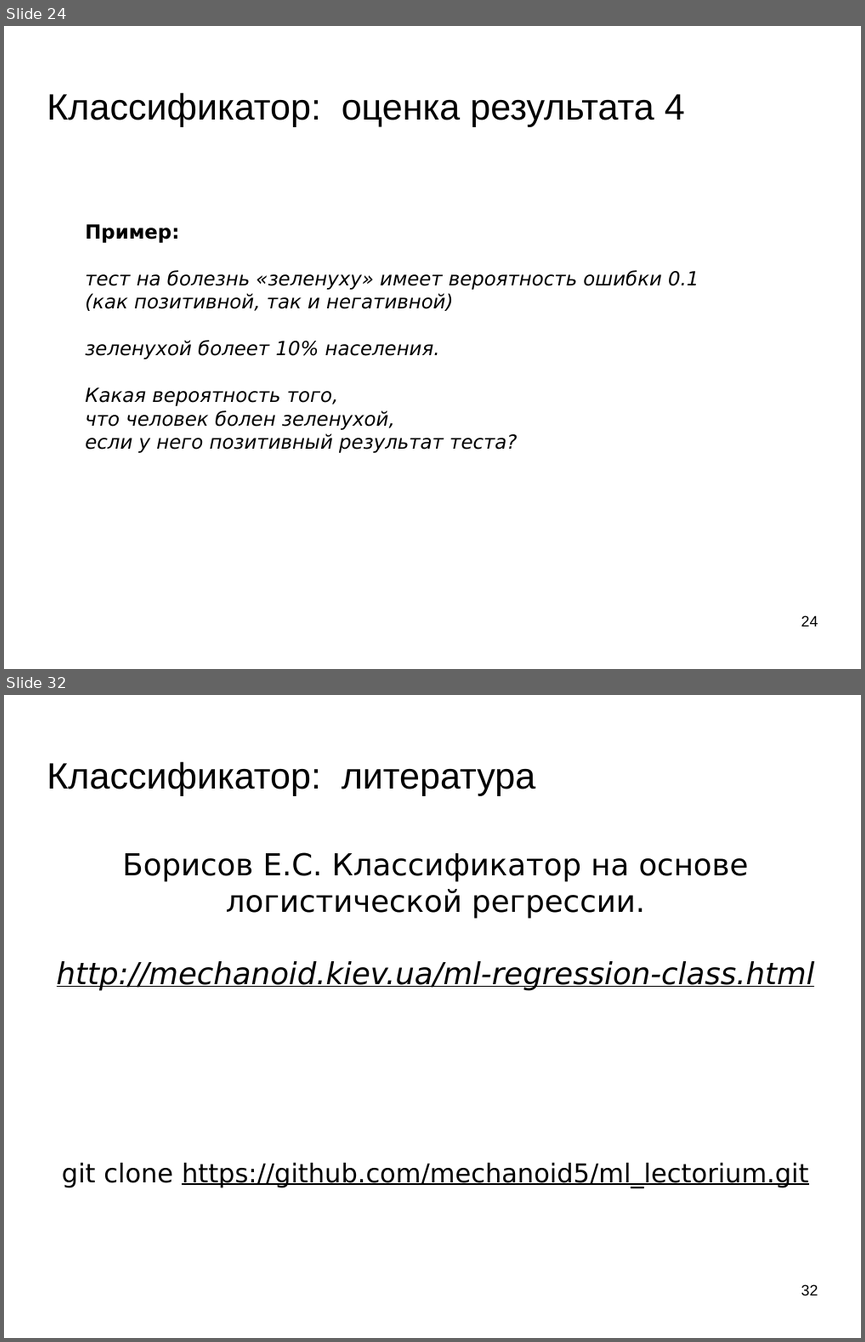
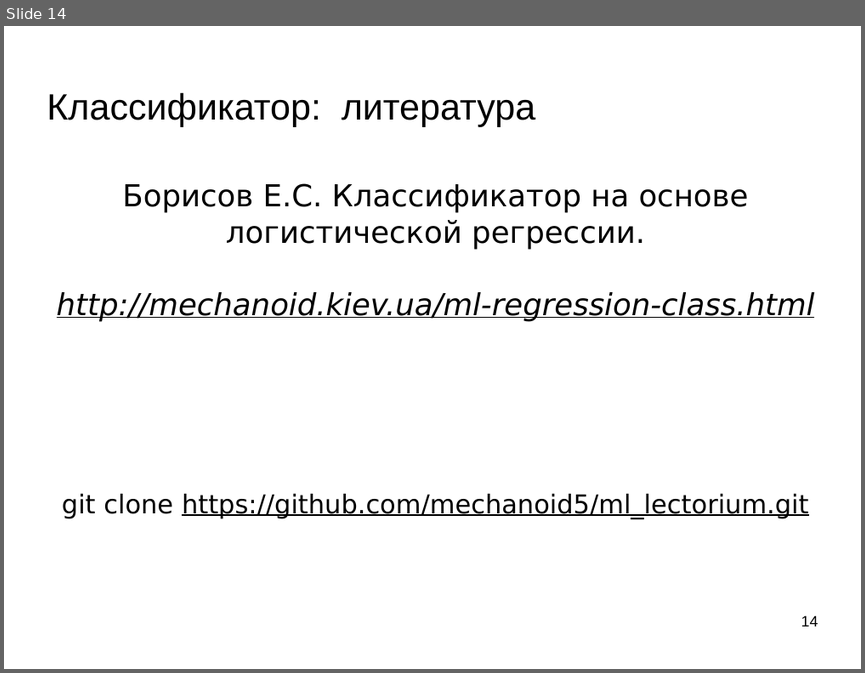
Before and after one commit to mechanoid5/ml_lectorium_legacy, a slide deck: 09-linear.odp. Shown one above the other, each under a label of ours: slides 24 and 32 before the commit, slide 14 after it; the slides between them are not shown. The pictures are 865x1342 and 865x673 pixels, drawn with LibreOffice and Linux fonts; fonts in the diff are those of the drawing; background and template pictures are left out. Boxes give left, top, right and bottom in pixels: in the first picture for what was removed or moved away, otherwise in the second. Text is boxed around its words. In the diff, an @@ line names an element or a change of style, - is before the commit and + after.

```diff
--- a/09-linear.odp
+++ b/09-linear.odp
@@ slide 24 removed at [4, 26, 861, 669], background picture (left out) @@
@@ title removed at [46, 92, 685, 126] @@
-Классификатор: оценка результата 4
@@ text removed at [85, 224, 698, 453] @@
-Пример:
-тест на болезнь «зеленуху» имеет вероятность ошибки 0.1 (как позитивной, так и негативной)
-зеленухой болеет 10% населения.
-Какая вероятность того,
-что человек болен зеленухой,
-если у него позитивный результат теста?
@@ page number removed at [801, 615, 818, 626] @@
-24
@@ what was slide 32 is now slide 14 @@
@@ page number at [801, 615, 818, 626]: text changed @@
-32
+14
```
Also in this commit, not shown: 2 slides changed, 7 slides added, 24 other slides removed.
